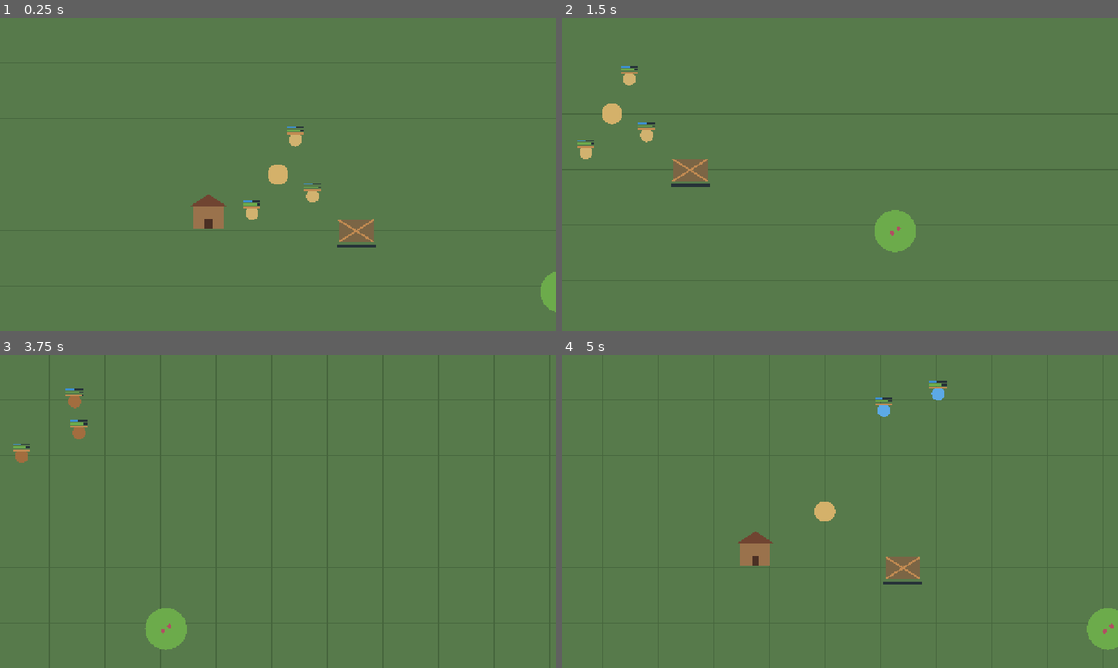
Above: before the commit, frames 1-4 (two rows, left to right).
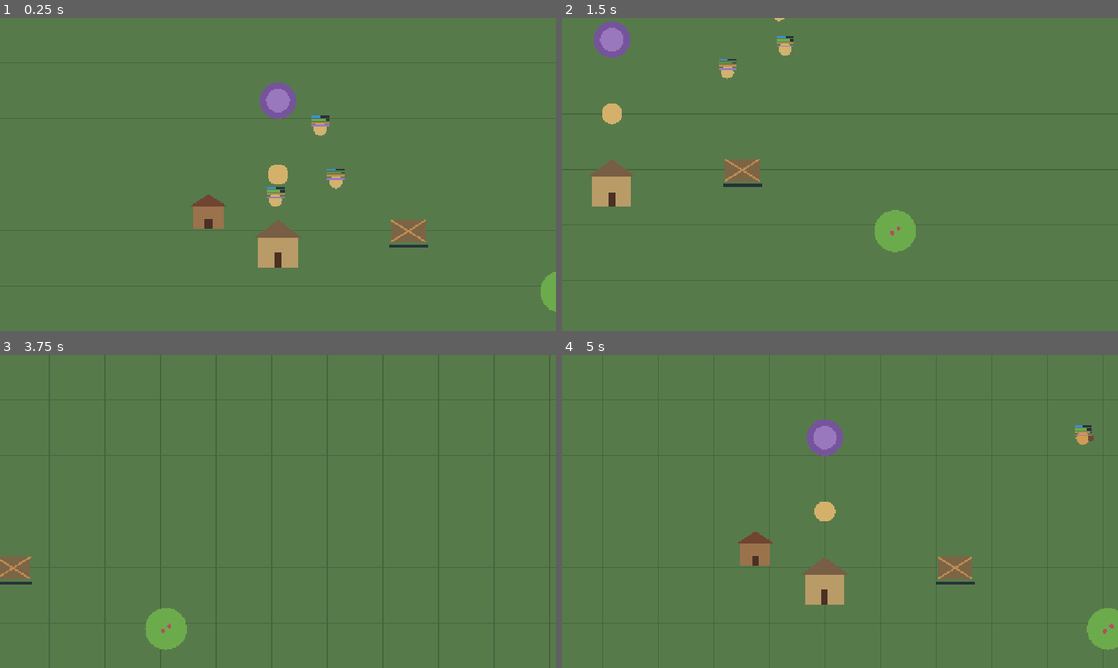
Above: after the commit, the same moments.

Repository: antoniobadalamenti5-dev/GodGame
Game: Godot game, scene res://scenes/game.tscn
Two runs of this game, one before a commit and one after it. Both use one fixed random seed, a clock stepped at 60 frames per second and the inputs below. The project has no main scene, so this scene is started directly.
Inputs:
- Up to frame 1 (0.25 s): no input
- Up to frame 2 (1.5 s): hold Right (ui_right) 0.53-1.28 s; hold Down (ui_down) from 1.28 s (still down)
- Up to frame 3 (3.75 s): release Down (ui_down) at 2.03 s; hold Right (ui_right) 2.03-2.78 s; hold Up (ui_up) 2.78-3.53 s; hold Left (ui_left) from 3.53 s (still down)
- Up to frame 4 (5 s): keep holding Left (ui_left)

The runs differ from the first frame. In frame 1, 3.3% of the frame differs, in the area x 43-77%, y 20-80%; in frame 2, 3.2%; in frame 3, 0.8%; in frame 4, 2.9%.

Commit message:
Sociality

Diff:
--- /dev/null
+++ b/scenes/construction_site.tscn
@@ -0,0 +1,6 @@
+[gd_scene format=3 uid="uid://ohxsvfihv5vl"]
+
+[ext_resource type="Script" uid="uid://d3ko3ptij52fw" path="res://scripts/construction_site.gd" id="1_l1rfi"]
+
+[node name="HouseConstructionSite" type="Node2D" unique_id=1393077746]
+script = ExtResource("1_l1rfi")
--- a/scenes/game.tscn
+++ b/scenes/game.tscn
@@ -9,7 +9,10 @@
 [ext_resource type="Script" uid="uid://de8csh7w5yo0p" path="res://scripts/city.gd" id="6_gee14"]
 [ext_resource type="Script" uid="uid://ckuqflq8x5qgi" path="res://scripts/citizen.gd" id="6_p57ef"]
 [ext_resource type="Script" uid="uid://b1ce46hhujlg8" path="res://scripts/house.gd" id="7_u5sy4"]
-[ext_resource type="Script" uid="uid://d3ko3ptij52fw" path="res://scripts/construction_site.gd" id="10_vtaks"]
+[ext_resource type="PackedScene" uid="uid://ohxsvfihv5vl" path="res://scenes/construction_site.tscn" id="10_vtaks"]
+[ext_resource type="Script" uid="uid://c0d1r20tgay3q" path="res://scripts/meeting_place.gd" id="11_kvpfn"]
+[ext_resource type="Script" uid="uid://bn3di0ngqt5t6" path="res://scripts/god_state.gd" id="12_dinhu"]
+[ext_resource type="Script" uid="uid://b7s052utkt7gk" path="res://scripts/temple.gd" id="12_kvuet"]
 
 [node name="Game" type="Node2D" unique_id=21683081]
 script = ExtResource("1_uwrxv")
@@ -36,37 +39,63 @@
 position = Vector2(2900, 850)
 script = ExtResource("6_0tnpc")
 
-[node name="City" type="Node2D" parent="World" unique_id=992664893]
+[node name="City" type="Node2D" parent="World" unique_id=992664893 node_paths=PackedStringArray("god_state")]
 position = Vector2(2048, 1280)
 script = ExtResource("6_gee14")
+construction_site_scene = ExtResource("10_vtaks")
+god_state = NodePath("../../GodState")
 
 [node name="Citizens" type="Node2D" parent="World/City" unique_id=1003287406]
 
-[node name="Citizen" type="Node2D" parent="World/City/Citizens" unique_id=1316191028 node_paths=PackedStringArray("water_source", "berry_bush", "tree", "construction_site", "time_system")]
+[node name="Citizen" type="Node2D" parent="World/City/Citizens" unique_id=1316191028 node_paths=PackedStringArray("water_source", "berry_bush", "tree", "city", "time_system")]
 position = Vector2(80, 50)
 script = ExtResource("6_p57ef")
 water_source = NodePath("../../../Resources/WaterSource")
 berry_bush = NodePath("../../../Resources/BerryBush")
 tree = NodePath("../../../Resources/Tree")
-construction_site = NodePath("../../ConstructionSites/HouseConstructionSite")
+city = NodePath("../..")
 time_system = NodePath("../../../../TimeSystem")
 
-[node name="Citizen2" type="Node2D" parent="World/City/Citizens" unique_id=44642831 node_paths=PackedStringArray("water_source", "berry_bush", "tree", "construction_site", "time_system")]
+[node name="Citizen2" type="Node2D" parent="World/City/Citizens" unique_id=44642831 node_paths=PackedStringArray("water_source", "berry_bush", "tree", "city", "time_system")]
 position = Vector2(-60, 90)
 script = ExtResource("6_p57ef")
 water_source = NodePath("../../../Resources/WaterSource")
 berry_bush = NodePath("../../../Resources/BerryBush")
 tree = NodePath("../../../Resources/Tree")
-construction_site = NodePath("../../ConstructionSites/HouseConstructionSite")
+city = NodePath("../..")
 time_system = NodePath("../../../../TimeSystem")
 
-[node name="Citizen3" type="Node2D" parent="World/City/Citizens" unique_id=629208494 node_paths=PackedStringArray("water_source", "berry_bush", "tree", "construction_site", "time_system")]
+[node name="Citizen3" type="Node2D" parent="World/City/Citizens" unique_id=629208494 node_paths=PackedStringArray("water_source", "berry_bush", "tree", "city", "time_system")]
 position = Vector2(40, -80)
 script = ExtResource("6_p57ef")
 water_source = NodePath("../../../Resources/WaterSource")
 berry_bush = NodePath("../../../Resources/BerryBush")
 tree = NodePath("../../../Resources/Tree")
-construction_site = NodePath("../../ConstructionSites/HouseConstructionSite")
+city = NodePath("../..")
+time_system = NodePath("../../../../TimeSystem")
+thirst_loss_per_day = 1.0
+hunger_loss_per_day = 2.0
+shelter_loss_per_day = 4.0
+
+[node name="Citizen4" type="Node2D" parent="World/City/Citizens" unique_id=2139202288 node_paths=PackedStringArray("water_source", "berry_bush", "tree", "city", "time_system")]
+position = Vector2(40, -80)
+script = ExtResource("6_p57ef")
+water_source = NodePath("../../../Resources/WaterSource")
+berry_bush = NodePath("../../../Resources/BerryBush")
+tree = NodePath("../../../Resources/Tree")
+city = NodePath("../..")
+time_system = NodePath("../../../../TimeSystem")
+thirst_loss_per_day = 1.0
+hunger_loss_per_day = 2.0
+shelter_loss_per_day = 4.0
+
+[node name="Citizen5" type="Node2D" parent="World/City/Citizens" unique_id=1413914867 node_paths=PackedStringArray("water_source", "berry_bush", "tree", "city", "time_system")]
+position = Vector2(40, -80)
+script = ExtResource("6_p57ef")
+water_source = NodePath("../../../Resources/WaterSource")
+berry_bush = NodePath("../../../Resources/BerryBush")
+tree = NodePath("../../../Resources/Tree")
+city = NodePath("../..")
 time_system = NodePath("../../../../TimeSystem")
 thirst_loss_per_day = 1.0
 hunger_loss_per_day = 2.0
@@ -80,6 +109,16 @@
 
 [node name="ConstructionSites" type="Node2D" parent="World/City" unique_id=1475186929]
 
-[node name="HouseConstructionSite" type="Node2D" parent="World/City/ConstructionSites" unique_id=2136133286]
-position = Vector2(180, 130)
-script = ExtResource("10_vtaks")
+[node name="SocialStructures" type="Node2D" parent="World/City" unique_id=54101954]
+
+[node name="MeetingPlace" type="Node2D" parent="World/City/SocialStructures" unique_id=1369722338]
+position = Vector2(0, -170)
+script = ExtResource("11_kvpfn")
+
+[node name="Temple" type="Node2D" parent="World/City" unique_id=1284378059]
+position = Vector2(0, 180)
+script = ExtResource("12_kvuet")
+
+[node name="GodState" type="Node2D" parent="." unique_id=789828593]
+script = ExtResource("12_dinhu")
+expansion_directive = 100.0
--- a/scripts/citizen.gd
+++ b/scripts/citizen.gd
@@ -7,25 +7,29 @@
 	GOING_TO_FOOD,
 	GOING_TO_TREE,
 	GOING_TO_CONSTRUCTION_SITE,
+	GOING_TO_SOCIAL_PLACE,
 }
 
 @export var need_action_threshold := 45.0
 const WOOD_PER_TRIP := 20.0
+const CRITICAL_SOCIALITY_THRESHOLD := 20.0
 
 @export var water_source: WaterSource
 @export var berry_bush: BerryBush
 @export var tree: Tree_class
-@export var construction_site: ConstructionSite
+@export var city: City
 @export var time_system: TimeSystem
 @export var move_speed := 250.0
 @export var thirst_loss_per_day := 3.0
 @export var hunger_loss_per_day := 5.0
 @export var shelter_loss_per_day := 8.0
 @export var shelter_recovery_per_day := 12.0
+@export var sociality_loss_per_day := 2.0
 
 var thirst := 50.0
 var hunger := 80.0
 var shelter := 100.0
+@export var sociality := 100.0
 var is_housed := false
 var carried_wood := 0.0
 var activity: int = Activity.IDLE
@@ -35,7 +39,7 @@
 func _ready() -> void:
 	z_index = 2
 	time_system.day_passed.connect(_on_day_passed)
-	choose_next_action()
+	call_deferred("choose_next_action")
 	queue_redraw()
 
 
@@ -55,6 +59,7 @@
 func _on_day_passed(_day_number: int) -> void:
 	thirst = maxf(thirst - thirst_loss_per_day, 0.0)
 	hunger = maxf(hunger - hunger_loss_per_day, 0.0)
+	sociality = maxf(sociality - sociality_loss_per_day, 0.0)
 
 	if is_housed:
 		shelter = minf(shelter + shelter_recovery_per_day, 100.0)
@@ -66,25 +71,62 @@
 
 
 func choose_next_action() -> void:
+	if city == null:
+		activity = Activity.IDLE
+		target = null
+		return
+
+	var meeting_place: MeetingPlace = city.get_meeting_place()
+	var construction_site: ConstructionSite = city.get_active_construction_site()
+
 	if thirst <= hunger and thirst < need_action_threshold:
 		activity = Activity.GOING_TO_WATER
 		target = water_source
 		print("Il cittadino cerca acqua.")
-	elif hunger < need_action_threshold:
+		return
+
+	if hunger < need_action_threshold:
 		activity = Activity.GOING_TO_FOOD
 		target = berry_bush
 		print("Il cittadino cerca cibo.")
-	elif construction_site != null and construction_site.is_active and not construction_site.is_completed:
+		return
+
+	if sociality <= CRITICAL_SOCIALITY_THRESHOLD and meeting_place != null:
+		activity = Activity.GOING_TO_SOCIAL_PLACE
+		target = meeting_place
+		print("Il cittadino ha urgente bisogno di compagnia.")
+		return
+
+	var social_score := -1.0
+	if sociality < need_action_threshold and meeting_place != null:
+		social_score = 100.0 - sociality
+
+	var construction_score := -1.0
+	if construction_site != null:
+		construction_score = city.expansion_mindset
+
+	if construction_score > social_score:
 		start_construction_work()
+	elif social_score >= 0.0:
+		activity = Activity.GOING_TO_SOCIAL_PLACE
+		target = meeting_place
+		print("Il cittadino sceglie di socializzare.")
 	else:
 		activity = Activity.IDLE
 		target = null
 
 
 func start_construction_work() -> void:
+	var site: ConstructionSite = city.get_active_construction_site()
+
+	if site == null:
+		activity = Activity.IDLE
+		target = null
+		return
+
 	if carried_wood > 0.0:
 		activity = Activity.GOING_TO_CONSTRUCTION_SITE
-		target = construction_site
+		target = site
 		print("Il cittadino porta legno al cantiere.")
 	else:
 		activity = Activity.GOING_TO_TREE
@@ -94,38 +136,55 @@
 
 func complete_current_action() -> void:
 	if activity == Activity.GOING_TO_WATER:
-		thirst = minf(thirst + water_source.take_water(35.0), 100.0)
+		var water_needed: float = 100.0 - thirst
+		var water_collected: float = water_source.take_water(water_needed)
+
+		thirst = minf(thirst + water_collected, 100.0)
 		print("Il cittadino ha bevuto. Sete: ", thirst)
 
 	elif activity == Activity.GOING_TO_FOOD:
-		hunger = minf(hunger + berry_bush.take_food(30.0), 100.0)
+		var food_needed: float = 100.0 - hunger
+		var food_collected: float = berry_bush.take_food(food_needed)
+
+		hunger = minf(hunger + food_collected, 100.0)
 		print("Il cittadino ha mangiato. Fame: ", hunger)
+
+	elif activity == Activity.GOING_TO_SOCIAL_PLACE:
+		sociality = 100.0
+		print("Il cittadino ha socializzato.")
 
 	elif activity == Activity.GOING_TO_TREE:
 		carried_wood = tree.take_wood(WOOD_PER_TRIP)
 
 		if carried_wood > 0.0:
 			activity = Activity.GOING_TO_CONSTRUCTION_SITE
-			target = construction_site
+			target = city.get_active_construction_site()
 			print("Il cittadino trasporta ", carried_wood, " legno.")
 			queue_redraw()
 			return
 
 	elif activity == Activity.GOING_TO_CONSTRUCTION_SITE:
-		carried_wood -= construction_site.deliver_wood(carried_wood)
-		print("Il cittadino consegna legno al cantiere.")
-
-		if construction_site.is_completed:
+		var site: ConstructionSite = target as ConstructionSite
+
+		if site == null or not is_instance_valid(site):
 			carried_wood = 0.0
-			print("Il cantiere ha abbastanza legno.")
-		else:
-			start_construction_work()
-			queue_redraw()
-			return
+		elif site.is_active and not site.is_completed:
+			carried_wood -= site.deliver_wood(carried_wood)
+			print("Il cittadino consegna legno al cantiere.")
+
+			if site.is_completed:
+				carried_wood = 0.0
+				print("Il cantiere ha abbastanza legno.")
+			else:
+				start_construction_work()
+				queue_redraw()
+				return
 
 	activity = Activity.IDLE
 	target = null
 	queue_redraw()
+
+
 
 
 func set_housed(value: bool) -> void:
@@ -144,6 +203,8 @@
 		body_color = Color("#a26d3f")
 	elif activity == Activity.GOING_TO_CONSTRUCTION_SITE:
 		body_color = Color("#cf9c54")
+	elif activity == Activity.GOING_TO_SOCIAL_PLACE:
+		body_color = Color("#9a78bd")
 
 	draw_circle(Vector2.ZERO, 15.0, body_color)
 
@@ -153,6 +214,10 @@
 	var thirst_ratio: float = thirst / 100.0
 	var hunger_ratio: float = hunger / 100.0
 	var shelter_ratio: float = shelter / 100.0
+	var sociality_ratio: float = sociality / 100.0
+
+	draw_rect(Rect2(-20, -9, 40, 4), Color("#263238"))
+	draw_rect(Rect2(-20, -9, 40 * sociality_ratio, 4), Color("#9a78bd"))
 
 	draw_rect(Rect2(-20, -30, 40, 4), Color("#263238"))
 	draw_rect(Rect2(-20, -30, 40 * thirst_ratio, 4), Color("#3d8fd1"))
--- a/scripts/city.gd
+++ b/scripts/city.gd
@@ -3,22 +3,25 @@
 
 signal housing_shortage(homeless_citizens: int)
 
+@export var construction_site_scene: PackedScene
+@export var construction_origin := Vector2(180, 130)
+@export var god_state: GodState
+@export var mentality_change_per_day := 5.0
+
 @onready var citizens: Node2D = $Citizens
 @onready var houses: Node2D = $Houses
 @onready var construction_sites: Node2D = $ConstructionSites
+var expansion_mindset := 0.0
+@onready var social_structures: Node2D = $SocialStructures
+@onready var temple: Temple = $Temple
 
 
 func _ready() -> void:
-	for child in construction_sites.get_children():
-		if child is ConstructionSite:
-			child.construction_completed.connect(
-				_on_construction_completed.bind(child)
-			)
-
 	evaluate_housing()
 
 
 func advance_day(_day_number: int) -> void:
+	update_mentality()
 	evaluate_housing()
 
 
@@ -39,7 +42,6 @@
 	if homeless_citizens > 0:
 		housing_shortage.emit(homeless_citizens)
 		print("Carenza abitativa: ", homeless_citizens, " cittadino/i senza casa.")
-
 		start_housing_project()
 
 
@@ -52,13 +54,38 @@
 
 	return total_capacity
 
-func start_housing_project() -> void:
+
+func get_active_construction_site() -> ConstructionSite:
 	for child in construction_sites.get_children():
 		if child is ConstructionSite:
-			if not child.is_active and not child.is_completed:
-				child.activate()
-				print("La città avvia un cantiere per una nuova casa.")
-				return
+			if child.is_active and not child.is_completed:
+				return child
+
+	return null
+
+
+func start_housing_project() -> void:
+	if get_active_construction_site() != null:
+		return
+
+	if construction_site_scene == null:
+		push_error("Assegna Construction Site Scene al nodo City.")
+		return
+
+	var site: ConstructionSite = construction_site_scene.instantiate()
+	site.position = get_next_house_site_position()
+
+	construction_sites.add_child(site)
+	site.construction_completed.connect(_on_construction_completed.bind(site))
+	site.activate()
+
+	print("La città avvia un cantiere per una nuova casa.")
+
+
+func get_next_house_site_position() -> Vector2:
+	var house_count: int = houses.get_child_count()
+	return construction_origin + Vector2(120.0 * house_count, 0.0)
+
 
 func _on_construction_completed(site: ConstructionSite) -> void:
 	var new_house: House = House.new()
@@ -69,3 +96,23 @@
 
 	print("Una nuova casa è stata completata.")
 	evaluate_housing()
+
+func get_meeting_place() -> MeetingPlace:
+	for child in social_structures.get_children():
+		if child is MeetingPlace:
+			return child
+
+	return null
+
+
+func update_mentality() -> void:
+	if temple == null or god_state == null:
+		return
+
+	expansion_mindset = move_toward(
+		expansion_mindset,
+		god_state.expansion_directive,
+		mentality_change_per_day
+	)
+
+	print("Mentalità espansionista: ", expansion_mindset)
--- /dev/null
+++ b/scripts/god_state.gd
@@ -0,0 +1,4 @@
+class_name GodState
+extends Node
+
+@export_range(0.0, 100.0, 1.0) var expansion_directive := 0.0
--- /dev/null
+++ b/scripts/meeting_place.gd
@@ -0,0 +1,11 @@
+class_name MeetingPlace
+extends Node2D
+
+
+func _ready() -> void:
+	queue_redraw()
+
+
+func _draw() -> void:
+	draw_circle(Vector2.ZERO, 42.0, Color("#75549c"))
+	draw_circle(Vector2.ZERO, 27.0, Color("#9a78bd"))
--- /dev/null
+++ b/scripts/temple.gd
@@ -0,0 +1,19 @@
+class_name Temple
+extends Node2D
+
+
+func _ready() -> void:
+	queue_redraw()
+
+
+func _draw() -> void:
+	draw_rect(Rect2(-45, -35, 90, 70), Color("#b99b67"))
+	draw_colored_polygon(
+		PackedVector2Array([
+			Vector2(-55, -35),
+			Vector2(0, -75),
+			Vector2(55, -35),
+		]),
+		Color("#775e44")
+	)
+	draw_rect(Rect2(-8, 0, 16, 35), Color("#4b3024"))
Not shown, added: scripts/god_state.gd.uid
Not shown, added: scripts/meeting_place.gd.uid
Not shown, added: scripts/temple.gd.uid
